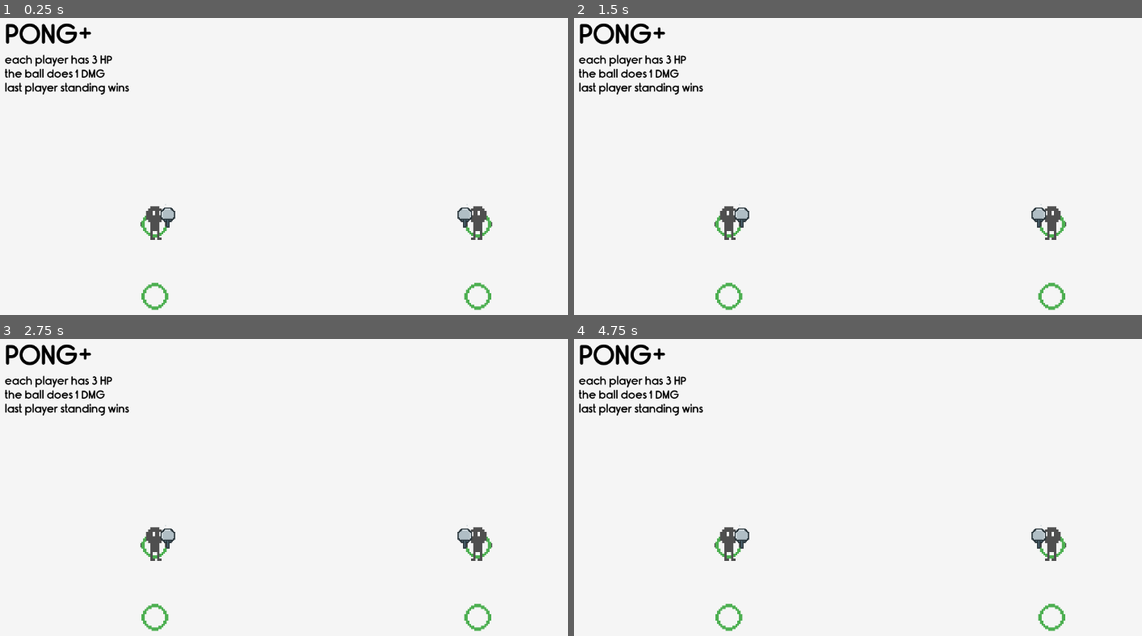
Above: before the commit, frames 1-4 (two rows, left to right).
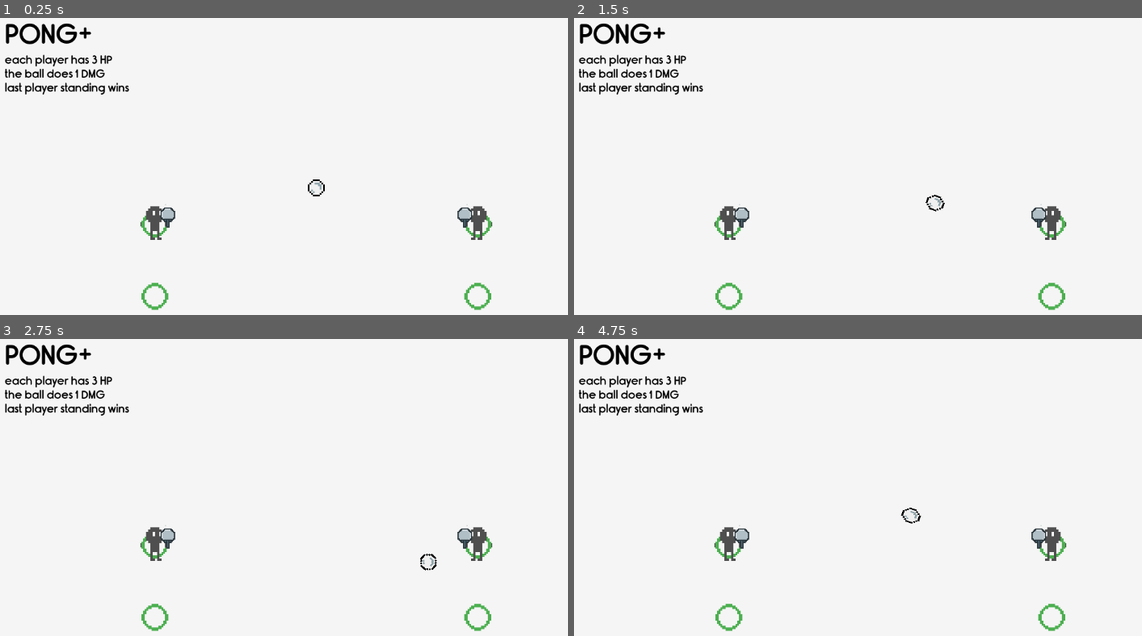
Above: after the commit, the same moments.

Repository: xharris/pongplus
Game: Godot game, scene res://game/game.tscn
Two runs of this game, one before a commit and one after it. Both use one fixed random seed, a clock stepped at 60 frames per second and the inputs below.
Inputs:
- Up to frame 1 (0.25 s): no input
- Up to frame 2 (1.5 s): tap Enter at 0.5 s
- Up to frame 3 (2.75 s): no input
- Up to frame 4 (4.75 s): tap Space at 2.75 s; tap Enter at 4.25 s

The runs differ from the first frame. In frame 1, less than 0.1% of the frame differs, in the area x 54-58%, y 54-61%; in frame 2, less than 0.1%; in frame 3, less than 0.1%; in frame 4, less than 0.1%, in the area x 57-62%, y 56-63%.

Commit message:
fixes some weird random bugs

Diff:
--- a/components/ability/ability.gd
+++ b/components/ability/ability.gd
@@ -1,7 +1,7 @@
 extends Resource
 class_name Ability
 
-static var _static_log = Logger.new("ability", Logger.Level.DEBUG)
+static var _static_log = Logger.new("ability")#, Logger.Level.DEBUG)
 
 static func has_ability(abilities: Array[Ability], ability: Ability) -> bool:
     for a in abilities:
@@ -26,7 +26,6 @@
         # only call on_ready once
         match name:
             ON_READY when ready_called.has(a.name):
-                _static_log.debug("already called %s.on_ready" % [a.name])
                 continue
         _static_log.debug("visit %s" % [a.name])
         # get visitors
@@ -38,7 +37,7 @@
                     ready_called.append(a.name)
             # BUG not working
             if a.overrides:
-                _static_log.debug("override, stop processing abilities")
+                _static_log.debug("override at %s.%s, stop processing abilities" % [a.name, name])
                 break # stop processing abilities
     _ability_ready_called.set(node, ready_called)
 
--- a/components/health/health.gd
+++ b/components/health/health.gd
@@ -6,6 +6,11 @@
 
 var _log = Logger.new("health")#, Logger.Level.DEBUG)
 @export var max: int
+@export var invincible: bool:
+    set(v):
+        if invincible != v:
+            _log.debug("invincible: %s" % [v])
+        invincible = v
 var _current: int
 
 func accept(v: Visitor):
@@ -17,6 +22,8 @@
 
 func take_damage(amount: int):
     amount = -abs(amount)
+    if invincible:
+        return
     _current += amount
     _current = max(0, _current)
     _log.debug("took damage: %d" % [amount])
--- /dev/null
+++ b/components/health/visitors/health_invincible.gd
@@ -0,0 +1,7 @@
+extends HealthVisitor
+class_name HealthInvincible
+
+@export var invincible: bool = false
+
+func visit_health(me: Health):
+    me.invincible = invincible
--- a/components/hitbox/hitbox.gd
+++ b/components/hitbox/hitbox.gd
@@ -29,8 +29,8 @@
     area_exited.connect(_on_body_exited)
 
 func _on_body_entered(body: Node2D):
-    _log.debug("body entered: %s" % [body])
-    if not _entered.has(body):
+    if not _entered.has(body) and body.get_parent() != get_parent():
+        _log.debug("body entered: %s -> %s" % [body.name, body.get_parent()])
         _entered.append(body)
         body_entered_once.emit(body)
 
--- a/components/level/level.gd
+++ b/components/level/level.gd
@@ -8,6 +8,9 @@
 ## Used for logging id
 @export var id: String
 
+func accept(v: Visitor):
+    accepted_visitor.emit(v)
+
 func _ready() -> void:
     if not id.is_empty():
         _log.set_id(id)
@@ -15,20 +18,9 @@
     EventBus.ball_destroyed.connect(_on_ball_destroyed)
     EventBus.player_health_current_changed.connect(_on_player_health_current_changed)
 
-    # set player abilities
-    if gameplay and not gameplay.player_abilties.is_empty():
-        for p in get_tree().get_nodes_in_group(Groups.PLAYER):
-            _log.debug("add player ability: %s" % [p.abilities])
-            p.abilities = gameplay.player_abilties.duplicate(true)
-
-    # set player abilities
-    if gameplay and not gameplay.player_abilties.is_empty():
-        for b in get_tree().get_nodes_in_group(Groups.BALL):
-            _log.debug("add ball ability: %s" % [b.abilities])
-            b.abilities = gameplay.ball_abilities.duplicate(true)
-
     _log.debug("start")
-    Visitor.visit(self, gameplay.on_start)
+    update()
+    Visitor.visit.call_deferred(self, gameplay.on_start)
 
 func _on_player_health_current_changed(player: Player, amount: int):
     if gameplay and amount < 0 and player.health.is_alive():
@@ -40,6 +32,17 @@
     Visitor.visit(ball, gameplay.on_ball_destroyed)
 
 func _on_ball_created(ball: Ball):
-    for a in gameplay.ball_abilities:
-        if not Ability.has_ability(ball.abilities, a):
-            ball.abilities.append(a)
+    update()
+
+func update():
+    # set player abilities
+    if gameplay and not gameplay.player_abilties.is_empty():
+        for p in get_tree().get_nodes_in_group(Groups.PLAYER):
+            _log.debug("add player ability: %s" % [p.abilities.map(func(a:Ability): return a.name)])
+            p.abilities = gameplay.player_abilties.duplicate(true)
+
+    # set player abilities
+    if gameplay and not gameplay.player_abilties.is_empty():
+        for b in get_tree().get_nodes_in_group(Groups.BALL):
+            _log.debug("add ball ability: %s" % [b.abilities.map(func(a:Ability): return a.name)])
+            b.abilities = gameplay.ball_abilities.duplicate(true)
--- a/components/missile/visitors/missile_path_to_direction.gd
+++ b/components/missile/visitors/missile_path_to_direction.gd
@@ -5,7 +5,7 @@
 
 enum AimDirection {STRAIGHT, UP, DOWN, RANDOM}
 
-var _log = Logger.new("ball_missile_path_to")#, Logger.Level.DEBUG)
+var _log = Logger.new("ball_missile_path_to_direction")#, Logger.Level.DEBUG)
 @export var direction: AimDirection
 @export var target_group: StringName
 @export var target_filter_strategy: FilterStrategy
@@ -49,7 +49,7 @@
     # filter: use filter strategy
     if target_filter_strategy:
         items = items.filter(target_filter_strategy.filter)
-    if _log.warn_if(items.size() == 0, "no targets"):
+    if _log.warn_if(items.is_empty(), "no targets"):
         me.stop_pathing()
         return
     # use aim direction
@@ -61,6 +61,7 @@
             index = last_group.find(last_target_same_group)
     _log.debug("index of last target: %d (%s)" % [index, last_target_same_group])
     index = clampi(index, 0, items.size()-1)
+    _log.debug("items: %s" % [items])
     var next_target: Node2D
     while true:
         match direction:
@@ -72,8 +73,8 @@
                 index = randi() % items.size()
         index = clampi(index, 0, items.size()-1)
         next_target = items[index]
-        if not (not next_target and index > 0 and index < items.size()):
+        if next_target or index < 0 or index >= items.size():
             break
     # finally, path to it
-    _log.debug("index of %s target: %d (%s)" % [AimDirection.find_key(direction), index, next_target])
+    _log.debug("index of next %s target: %d (%s)" % [AimDirection.find_key(direction), index, next_target])
     me.path_to(next_target)
--- a/components/visitor/visitor.gd
+++ b/components/visitor/visitor.gd
@@ -1,11 +1,17 @@
 extends Resource
 class_name Visitor
 
+const ACCEPTED_VISITOR = &"accepted_visitor"
+static var _static_log = Logger.new("visitor")
+
 static func visit(me: Node, visitors: Array[Visitor]):
-    if me.has_method("accept"):
-        for v in visitors:
+    for v in visitors:
+        if me.has_method("accept"):
             await me.call("accept", v)
             await v.visit_any(me)
+        # trigger accepted signal if available
+        #if me.has_signal(ACCEPTED_VISITOR):
+            #me.emit_signal(ACCEPTED_VISITOR, v)
 
 func visit_any(_node: Node):
     pass
--- a/entities/ball/ball.gd
+++ b/entities/ball/ball.gd
@@ -2,10 +2,12 @@
 class_name Ball
 
 const SCENE = preload("res://entities/ball/ball.tscn")
+static var _i = 0
 
 @onready var missile: Missile = $Missile
 @onready var hitbox: Hitbox = $Hitbox
 @onready var sprite: Sprite2D = $Sprite2D
+@onready var camera: Camera = $Camera
 
 @export var abilities: Array[Ability]
 
@@ -23,8 +25,13 @@
         missile.accept(v)
     elif v is HitboxVisitor:
         hitbox.accept(v)
+    elif v is CameraVisitor:
+        camera.accept(v)
 
 func _ready() -> void:
+    name = "Ball%d" % [_i]
+    _i += 1
+    _log.set_id(name)
     hide()
     add_to_group(Groups.BALL)
 
--- a/entities/ball/visitors/ball_add_ability.gd
+++ b/entities/ball/visitors/ball_add_ability.gd
@@ -1,7 +1,7 @@
 extends BallVisitor
 class_name BallAddAbility
 
-var _log = Logger.new("ball_add_ability", Logger.Level.DEBUG)
+var _log = Logger.new("ball_add_ability")#, Logger.Level.DEBUG)
 
 @export var ability: Ability
 
--- a/entities/player/player.gd
+++ b/entities/player/player.gd
@@ -2,6 +2,7 @@
 class_name Player
 
 enum AimDirection {STRAIGHT, UP, DOWN}
+static var _i = 0
 
 var _log = Logger.new("player")#, Logger.Level.DEBUG)
 
@@ -44,6 +45,9 @@
     _update()
 
 func _ready() -> void:
+    name = "Player%d" % [_i]
+    _i += 1
+    _log.set_id(name)
     add_to_group(Groups.PLAYER)
     controller.config = player_controller_config
     hitbox.disable()
@@ -103,9 +107,9 @@
                 AimDirection.STRAIGHT:
                     for a in abilities:
                         visitors.append_array(a.on_me_hit_missile_straight)
-            _log.debug("me hit %s, %d visitor(s)" % [parent, visitors.size()])
+            _log.debug("me hit %s (%s), %d visitor(s)" % [parent, AimDirection.find_key(aim_direction), visitors.size()])
             Visitor.visit(self, visitors)
-            Visitor.visit(parent, visitors)
+            Visitor.visit(body, visitors)
             aim_direction = AimDirection.STRAIGHT
             vfx_impact.circle_burst(body.global_position)
 
--- a/game/game.gd
+++ b/game/game.gd
@@ -1,22 +1,23 @@
 extends Node2D
 class_name Game
-
-const ABILITY_BALL: Ability = preload("res://resources/abilities/ball.tres")
-const LEVEL_SPACE = preload("res://levels/space/space.tscn")
 
 @onready var level: Level = $Title
 @onready var score: ScoreOverlay = %ScoreOverlay
 
 var _log = Logger.new("game")
-@export var log_level: Logger.Level = Logger.Level.INFO
+@export var log_level: Logger.Level = Logger.Level.DEBUG
 
 func accept(v: Visitor):
     if not is_inside_tree():
+        _log.warn("Cannot visit %s. Game not in tree yet." % [v.resource_path])
         return
     if v is GameVisitor:
         v.visit_game(self)
     if v is ScoreOverlayVisitor:
         v.visit_score_overlay(score)
+
+func _init() -> void:
+    update()
 
 func _ready() -> void:
     add_to_group(Groups.GAME)
--- a/game/game.tscn
+++ b/game/game.tscn
@@ -9,7 +9,6 @@
 
 [node name="Game" type="Node2D"]
 script = ExtResource("1_pxw13")
-log_level = 4
 
 [node name="Title" parent="." instance=ExtResource("3_u5opy")]
 
--- a/levels/space/space.tscn
+++ b/levels/space/space.tscn
@@ -3,11 +3,11 @@
 [ext_resource type="Script" uid="uid://cucl3fshjdn4b" path="res://levels/space/space.gd" id="1_ivyi0"]
 [ext_resource type="PackedScene" uid="uid://bs3v4d5sf6lgh" path="res://components/node_group/node_group.tscn" id="1_jraqu"]
 [ext_resource type="Script" uid="uid://fblxl8ipdlsr" path="res://components/visitor/visitor.gd" id="2_118se"]
-[ext_resource type="Resource" uid="uid://dk1aywv3knvii" path="res://levels/space/space_left.tres" id="2_ivyi0"]
+[ext_resource type="Resource" uid="uid://dk1aywv3knvii" path="res://resources/grid_position_strategy/space_left.tres" id="2_ivyi0"]
 [ext_resource type="PackedScene" uid="uid://txbfw3lcfa6s" path="res://entities/player_platform/player_platform.tscn" id="3_jraqu"]
 [ext_resource type="Resource" uid="uid://bv84i5qwdvvxx" path="res://resources/score_overlay_visitors/score_increase_left_1.tres" id="3_lsebm"]
 [ext_resource type="Resource" uid="uid://coafnhretckcv" path="res://resources/score_overlay_visitors/score_reset_left.tres" id="3_rh3me"]
-[ext_resource type="Resource" uid="uid://chanhih3qbpux" path="res://levels/space/space_right.tres" id="4_5qrbm"]
+[ext_resource type="Resource" uid="uid://chanhih3qbpux" path="res://resources/grid_position_strategy/space_right.tres" id="4_5qrbm"]
 [ext_resource type="Resource" uid="uid://d00vt5ru7mcn3" path="res://resources/score_overlay_visitors/score_reset_right.tres" id="4_o38fq"]
 [ext_resource type="Resource" uid="uid://cbmp66cfxokno" path="res://resources/score_overlay_visitors/score_increase_right_1.tres" id="4_rh3me"]
 [ext_resource type="Resource" uid="uid://dfmaov33n1my" path="res://resources/gameplay/default_gameplay.tres" id="7_o38fq"]
--- a/levels/title/title.tscn
+++ b/levels/title/title.tscn
@@ -1,12 +1,12 @@
 [gd_scene load_steps=8 format=3 uid="uid://cmkbl3rf581y2"]
 
 [ext_resource type="Script" uid="uid://ca5ficoql8yb8" path="res://levels/title/title.gd" id="1_vucde"]
-[ext_resource type="Resource" uid="uid://b46odssrt7exj" path="res://levels/title/title_gameplay.tres" id="2_d1k64"]
+[ext_resource type="Resource" uid="uid://b46odssrt7exj" path="res://resources/gameplay/title_gameplay.tres" id="2_d1k64"]
 [ext_resource type="Theme" uid="uid://dle0vhtydjqxv" path="res://ui/themes/base.tres" id="2_i4hfk"]
 [ext_resource type="PackedScene" uid="uid://bs3v4d5sf6lgh" path="res://components/node_group/node_group.tscn" id="3_wtaml"]
-[ext_resource type="Resource" uid="uid://cvypemtce7q45" path="res://levels/title/title_left.tres" id="4_wtaml"]
+[ext_resource type="Resource" uid="uid://cvypemtce7q45" path="res://resources/grid_position_strategy/title_left.tres" id="4_wtaml"]
 [ext_resource type="PackedScene" uid="uid://txbfw3lcfa6s" path="res://entities/player_platform/player_platform.tscn" id="5_b7l43"]
-[ext_resource type="Resource" uid="uid://dadklc71l4lr2" path="res://levels/title/title_right.tres" id="6_d1k64"]
+[ext_resource type="Resource" uid="uid://dadklc71l4lr2" path="res://resources/grid_position_strategy/title_right.tres" id="6_d1k64"]
 
 [node name="Title" type="Node2D"]
 script = ExtResource("1_vucde")
--- a/levels/title/title_gameplay.tres
+++ /dev/null
@@ -1,20 +0,0 @@
-[gd_resource type="Resource" script_class="Gameplay" load_steps=8 format=3 uid="uid://b46odssrt7exj"]
-
-[ext_resource type="Script" uid="uid://2ap2s3ni6oid" path="res://components/ability/ability.gd" id="1_2p5rv"]
-[ext_resource type="Resource" uid="uid://bxy2wh7iyefe6" path="res://resources/abilities/ball.tres" id="2_i2j0x"]
-[ext_resource type="Script" uid="uid://fblxl8ipdlsr" path="res://components/visitor/visitor.gd" id="2_kw1dx"]
-[ext_resource type="Resource" uid="uid://ci17riofr5u1i" path="res://resources/abilities/ball_title.tres" id="3_7hjkt"]
-[ext_resource type="Script" uid="uid://dgk27trhnuo5i" path="res://components/gameplay.gd" id="3_ubqgv"]
-[ext_resource type="Resource" uid="uid://30hvjqepbnub" path="res://resources/game_visitors/ball_at_least_one.tres" id="5_7hjkt"]
-[ext_resource type="Resource" uid="uid://dhd07b8guciwu" path="res://resources/abilities/player.tres" id="5_os3jc"]
-
-[resource]
-script = ExtResource("3_ubqgv")
-name = &"title"
-ball_abilities = Array[ExtResource("1_2p5rv")]([ExtResource("2_i2j0x"), ExtResource("3_7hjkt")])
-player_abilties = Array[ExtResource("1_2p5rv")]([ExtResource("5_os3jc")])
-on_start = Array[ExtResource("2_kw1dx")]([ExtResource("5_7hjkt")])
-on_player_take_damage = Array[ExtResource("2_kw1dx")]([])
-on_ball_destroyed = Array[ExtResource("2_kw1dx")]([])
-on_exit = Array[ExtResource("2_kw1dx")]([])
-metadata/_custom_type_script = "uid://dgk27trhnuo5i"
--- a/logs.gd
+++ b/logs.gd
@@ -5,7 +5,8 @@
 static var _max_prefix_length: int = 0
 static var global_level = Level.INFO:
     set(v):
-        print_rich("[color=%s][b]set global log level %s[/b][/color]" % [Color.WHITE, Level.find_key(v)])
+        if v != global_level:
+            print_rich("[color=%s][b]set global log level %s[/b][/color]" % [Color.WHITE, Level.find_key(v)])
         global_level = v
     get:
         if not global_level:
--- /dev/null
+++ b/resources/abilities/invincible.tres
@@ -0,0 +1,19 @@
+[gd_resource type="Resource" script_class="Ability" load_steps=4 format=3 uid="uid://cddof11brjtp"]
+
+[ext_resource type="Script" uid="uid://fblxl8ipdlsr" path="res://components/visitor/visitor.gd" id="1_ljml4"]
+[ext_resource type="Resource" uid="uid://dq24mii7667lq" path="res://resources/health_visitors/health_invincible.tres" id="2_7ui44"]
+[ext_resource type="Script" uid="uid://2ap2s3ni6oid" path="res://components/ability/ability.gd" id="2_8dbtv"]
+
+[resource]
+script = ExtResource("2_8dbtv")
+name = &"invincible"
+overrides = true
+on_ready = Array[ExtResource("1_ljml4")]([ExtResource("2_7ui44")])
+on_me_hit_missile = Array[ExtResource("1_ljml4")]([])
+on_me_hit_missile_straight = Array[ExtResource("1_ljml4")]([])
+on_me_hit_missile_up = Array[ExtResource("1_ljml4")]([])
+on_me_hit_missile_down = Array[ExtResource("1_ljml4")]([])
+on_me_hit_player = Array[ExtResource("1_ljml4")]([])
+on_health_take_damage = Array[ExtResource("1_ljml4")]([])
+on_me_hit_player_platform = Array[ExtResource("1_ljml4")]([])
+metadata/_custom_type_script = "uid://2ap2s3ni6oid"
--- a/resources/abilities/player.tres
+++ b/resources/abilities/player.tres
@@ -1,9 +1,10 @@
-[gd_resource type="Resource" script_class="Ability" load_steps=9 format=3 uid="uid://dhd07b8guciwu"]
+[gd_resource type="Resource" script_class="Ability" load_steps=10 format=3 uid="uid://dhd07b8guciwu"]
 
 [ext_resource type="Script" uid="uid://fblxl8ipdlsr" path="res://components/visitor/visitor.gd" id="1_p3pga"]
 [ext_resource type="Resource" uid="uid://ctr26w3na3vvl" path="res://resources/missile_visitors/missile_increase_speed.tres" id="2_p3pga"]
 [ext_resource type="Resource" uid="uid://df5po4q22l4j1" path="res://resources/camera_visitors/camera_shake_small.tres" id="7_xjtyu"]
 [ext_resource type="Resource" uid="uid://cilyext635ffc" path="res://resources/character_visitors/character_flash_weapon_quick.tres" id="8_0qag6"]
+[ext_resource type="Resource" uid="uid://c6jg0ai4nui1m" path="res://resources/health_visitors/health_vincible.tres" id="8_ny5iu"]
 [ext_resource type="Script" uid="uid://2ap2s3ni6oid" path="res://components/ability/ability.gd" id="9_q2tj6"]
 [ext_resource type="Resource" uid="uid://cir2p0mlpq0jf" path="res://resources/missile_visitors/missile_path_to_platform_down.tres" id="9_r1t8y"]
 [ext_resource type="Resource" uid="uid://cisgigecxpi62" path="res://resources/missile_visitors/missile_path_to_platform_straight.tres" id="10_xyanm"]
@@ -13,7 +14,7 @@
 script = ExtResource("9_q2tj6")
 name = &"player"
 overrides = true
-on_ready = Array[ExtResource("1_p3pga")]([])
+on_ready = Array[ExtResource("1_p3pga")]([ExtResource("8_ny5iu")])
 on_me_hit_missile = Array[ExtResource("1_p3pga")]([ExtResource("2_p3pga"), ExtResource("7_xjtyu"), ExtResource("8_0qag6")])
 on_me_hit_missile_straight = Array[ExtResource("1_p3pga")]([ExtResource("10_xyanm")])
 on_me_hit_missile_up = Array[ExtResource("1_p3pga")]([ExtResource("11_8tc3a")])
--- /dev/null
+++ b/resources/gameplay/title_gameplay.tres
@@ -0,0 +1,21 @@
+[gd_resource type="Resource" script_class="Gameplay" load_steps=9 format=3 uid="uid://b46odssrt7exj"]
+
+[ext_resource type="Script" uid="uid://2ap2s3ni6oid" path="res://components/ability/ability.gd" id="1_sadfb"]
+[ext_resource type="Resource" uid="uid://bxy2wh7iyefe6" path="res://resources/abilities/ball.tres" id="2_qvb5x"]
+[ext_resource type="Resource" uid="uid://ci17riofr5u1i" path="res://resources/abilities/ball_title.tres" id="3_3suku"]
+[ext_resource type="Script" uid="uid://fblxl8ipdlsr" path="res://components/visitor/visitor.gd" id="4_t0nii"]
+[ext_resource type="Resource" uid="uid://30hvjqepbnub" path="res://resources/game_visitors/ball_at_least_one.tres" id="5_dqj2n"]
+[ext_resource type="Resource" uid="uid://cddof11brjtp" path="res://resources/abilities/invincible.tres" id="6_v0dka"]
+[ext_resource type="Resource" uid="uid://dhd07b8guciwu" path="res://resources/abilities/player.tres" id="7_4jfnc"]
+[ext_resource type="Script" uid="uid://dgk27trhnuo5i" path="res://components/gameplay.gd" id="8_hon8s"]
+
+[resource]
+script = ExtResource("8_hon8s")
+name = &"title"
+ball_abilities = Array[ExtResource("1_sadfb")]([ExtResource("2_qvb5x"), ExtResource("3_3suku")])
+player_abilties = Array[ExtResource("1_sadfb")]([ExtResource("6_v0dka"), ExtResource("7_4jfnc")])
+on_start = Array[ExtResource("4_t0nii")]([ExtResource("5_dqj2n")])
+on_player_take_damage = Array[ExtResource("4_t0nii")]([])
+on_ball_destroyed = Array[ExtResource("4_t0nii")]([ExtResource("5_dqj2n")])
+on_exit = Array[ExtResource("4_t0nii")]([])
+metadata/_custom_type_script = "uid://dgk27trhnuo5i"
--- /dev/null
+++ b/resources/health_visitors/health_invincible.tres
@@ -0,0 +1,8 @@
+[gd_resource type="Resource" script_class="HealthInvincible" load_steps=2 format=3 uid="uid://dq24mii7667lq"]
+
+[ext_resource type="Script" uid="uid://b34xotgpb57yk" path="res://components/health/visitors/health_invincible.gd" id="1_esmqe"]
+
+[resource]
+script = ExtResource("1_esmqe")
+invincible = true
+metadata/_custom_type_script = "uid://b34xotgpb57yk"
--- /dev/null
+++ b/resources/health_visitors/health_vincible.tres
@@ -0,0 +1,8 @@
+[gd_resource type="Resource" script_class="HealthInvincible" load_steps=2 format=3 uid="uid://c6jg0ai4nui1m"]
+
+[ext_resource type="Script" uid="uid://b34xotgpb57yk" path="res://components/health/visitors/health_invincible.gd" id="1_5xmh1"]
+
+[resource]
+script = ExtResource("1_5xmh1")
+invincible = false
+metadata/_custom_type_script = "uid://b34xotgpb57yk"
Not shown, added: components/health/visitors/health_invincible.gd.uid
Renamed: levels/space/space_left.tres -> resources/grid_position_strategy/space_left.tres
Renamed: levels/space/space_right.tres -> resources/grid_position_strategy/space_right.tres
Renamed: levels/title/title_left.tres -> resources/grid_position_strategy/title_left.tres
Renamed: levels/title/title_right.tres -> resources/grid_position_strategy/title_right.tres
Not shown, changed: .github/copilot-instructions.md
